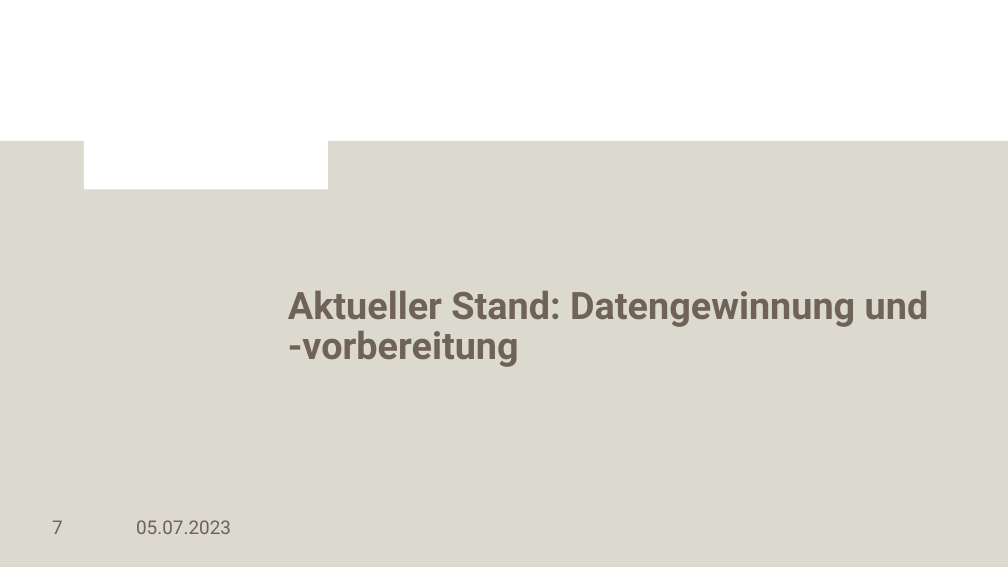
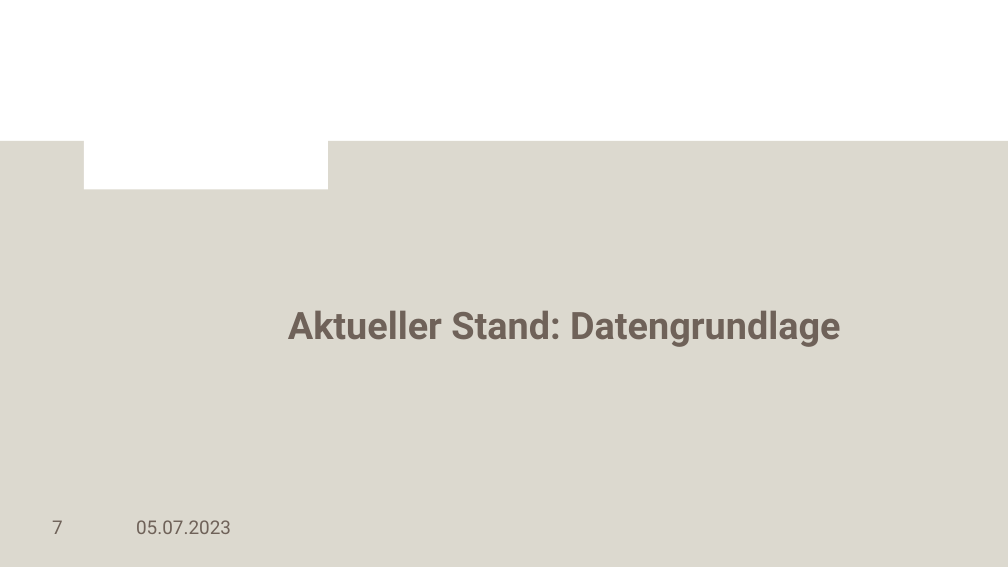
Before and after one commit to LennartKoepper/Bachelor-Thesis, a slide deck: slide 7 of Seminar/Bachelorseminar_02-07-2023.pptx. Drawn at 1008x567 pixels with LibreOffice and Linux fonts; fonts in the diff are those of the drawing; background and template pictures are left out. Boxes give left, top, right and bottom in pixels: in the first picture for what was removed or moved away, otherwise in the second. Text is boxed around its words. In the diff, an @@ line names an element or a change of style, - is before the commit and + after.

```diff
--- a/Seminar/Bachelorseminar_02-07-2023.pptx
+++ b/Seminar/Bachelorseminar_02-07-2023.pptx
@@ title at [288,310,840,347]: text changed @@
-Aktueller Stand: Datengewinnung und -vorbereitung
+Aktueller Stand: Datengrundlage
```
Also in this commit, not shown: 8 other slides changed.
